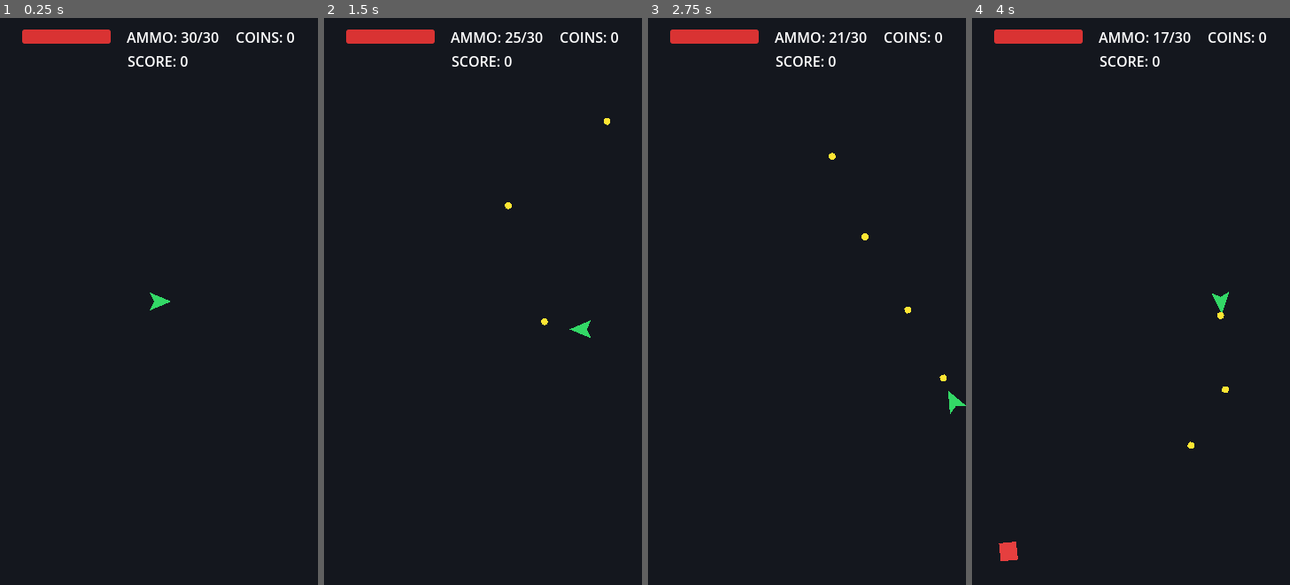
Above: before the commit, frames 1-4 (left to right).
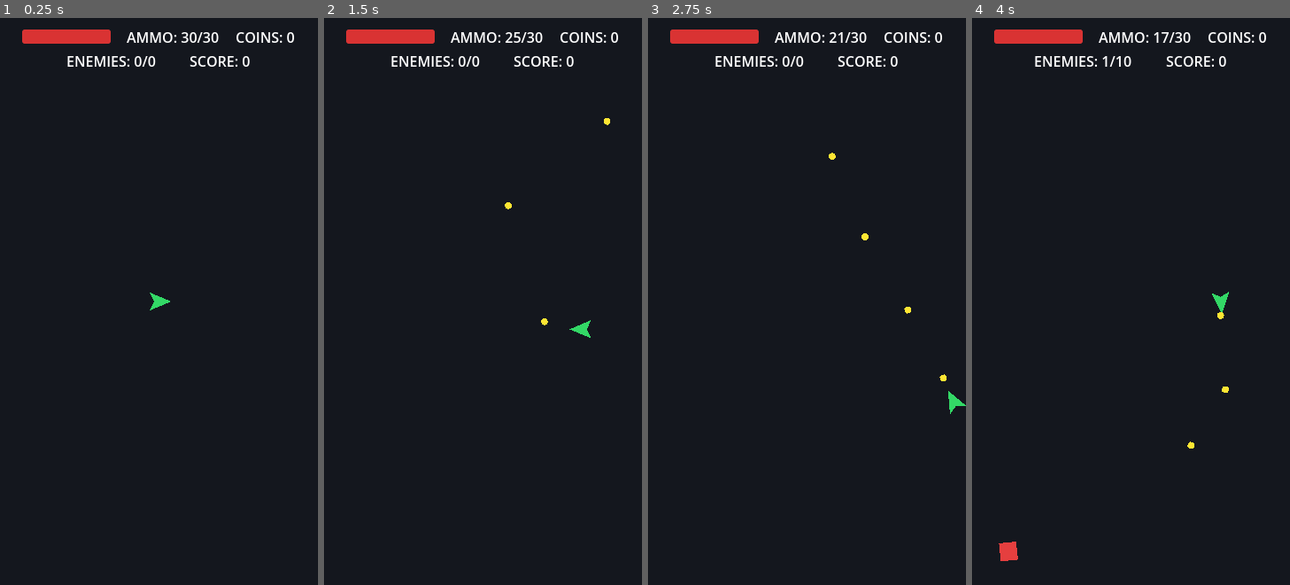
Above: after the commit, the same moments.

Repository: infantex-team/godot-survive-shoot
Game: Godot game, scene res://Game/game_view.tscn
Two runs of this game, one before a commit and one after it. Both use one fixed random seed, a clock stepped at 60 frames per second and the inputs below.
Inputs (mouse positions are in pixels of both pictures, inside the frame that each line leads up to):
- Up to frame 1 (0.25 s): no input
- Up to frame 2 (1.5 s): tap Enter at 0.5 s; move the mouse to (552, 273) at 0.52 s; press the mouse at (552, 273) at 0.53 s; hold D (move_right) 0.53-1.28 s; move the mouse to (419, 329) at 1.27 s; release the mouse at (419, 329) at 1.28 s; hold S (move_down) from 1.28 s (still down); click (419, 329) at 1.35 s
- Up to frame 3 (2.75 s): move the mouse to (838, 176) at 2.02 s; release S (move_down) at 2.03 s; press the mouse at (838, 176) at 2.03 s; hold D (move_right) from 2.03 s (still down)
- Up to frame 4 (4 s): move the mouse to (1115, 414) at 2.77 s; release D (move_right) at 2.78 s; release the mouse at (1115, 414) at 2.78 s; hold W (move_up) 2.78-3.53 s; click (1115, 414) at 2.85 s; move the mouse to (1226, 386) at 3.52 s; press the mouse at (1226, 386) at 3.53 s; hold A (move_left) from 3.53 s (still down)

The runs differ from the first frame. In frame 1, 0.6% of the frame differs, in the area x 21-79%, y 6-9%; in frame 2, 0.6%; in frame 3, 0.6%; in frame 4, 0.6%.

Commit message:
+ limit the maximum number of enemies

Diff:
--- a/Game/Enemy/enemy.gd
+++ b/Game/Enemy/enemy.gd
@@ -13,6 +13,15 @@
 const PLAYER_GROUP := "player"
 const ENEMY_GROUP := "enemies"
 const WALL_COLLISION_MASK := 8
+const HIT_FLASH_DURATION := 0.1
+const HIT_FLASH_SHADER_CODE := """
+shader_type canvas_item;
+
+void fragment() {
+	vec4 base_color = texture(TEXTURE, UV) * COLOR;
+	COLOR = vec4(1.0, 1.0, 1.0, base_color.a);
+}
+"""
 
 @export_category("Combat")
 @export var max_hp: int = 3
@@ -78,16 +87,47 @@
 var _current_move_target: Vector2
 var _has_move_target: bool = false
 var _last_facing_direction: Vector2 = Vector2.RIGHT
+var _hit_flash_remaining: float = 0.0
+var _hit_flash_material: ShaderMaterial
+var _flash_visuals: Array[CanvasItem] = []
+var _original_visual_materials: Dictionary = {}
 
 func _ready() -> void:
+	_setup_hit_flash()
+	_ready_connections()
+	reset_for_pool()
+
+func _process(delta: float) -> void:
+	if _hit_flash_remaining <= 0.0:
+		return
+
+	_hit_flash_remaining -= delta
+	if _hit_flash_remaining <= 0.0:
+		_stop_hit_flash()
+
+func reset_for_pool() -> void:
+	_stop_hit_flash()
+	_collect_flash_visuals()
 	current_hp = max_hp
+	target_player = null
+	state = AIState.PATROL
+	last_known_player_position = global_position
+	_player_in_hitbox = false
+	_patrol_direction = 1
+	_patrol_wait_remaining = 0.0
+	_search_remaining = 0.0
+	_search_retarget_remaining = 0.0
+	_is_searching_area = false
+	_state_time = 0.0
+	_time_since_seen = INF
+	_path_update_remaining = 0.0
+	_current_move_target = global_position
+	_has_move_target = false
+	_last_facing_direction = Vector2.RIGHT.rotated(rotation)
+	velocity = Vector2.ZERO
+
 	attack_timer.wait_time = attack_cooldown
 	attack_timer.one_shot = true
-	_current_move_target = global_position
-	last_known_player_position = global_position
-
-	hit_box.body_entered.connect(_on_hitbox_body_entered)
-	hit_box.body_exited.connect(_on_hitbox_body_exited)
 
 	if navigation_agent:
 		navigation_agent.path_desired_distance = waypoint_reached_distance
@@ -101,6 +141,12 @@
 
 	if anim_player.has_animation("walk"):
 		anim_player.play("walk")
+
+func _ready_connections() -> void:
+	if not hit_box.body_entered.is_connected(_on_hitbox_body_entered):
+		hit_box.body_entered.connect(_on_hitbox_body_entered)
+	if not hit_box.body_exited.is_connected(_on_hitbox_body_exited):
+		hit_box.body_exited.connect(_on_hitbox_body_exited)
 
 func _physics_process(delta: float) -> void:
 	_state_time += delta
@@ -121,6 +167,7 @@
 	_set_move_target(_get_current_patrol_point(), true)
 
 func take_damage(amount: int) -> void:
+	_start_hit_flash()
 	current_hp -= amount
 	if health_bar and health_bar.has_method("update_health"):
 		health_bar.update_health(current_hp, max_hp)
@@ -129,10 +176,53 @@
 		die()
 
 func die() -> void:
+	_stop_hit_flash()
 	enemy_died.emit(score_value)
 	if is_instance_valid(target_player):
 		target_player.add_coin(1)
 	queue_free()
+
+func _setup_hit_flash() -> void:
+	if not _hit_flash_material:
+		var shader := Shader.new()
+		shader.code = HIT_FLASH_SHADER_CODE
+		_hit_flash_material = ShaderMaterial.new()
+		_hit_flash_material.shader = shader
+	_collect_flash_visuals()
+
+func _collect_flash_visuals() -> void:
+	_flash_visuals.clear()
+	_collect_flash_visuals_recursive(self)
+
+func _collect_flash_visuals_recursive(node: Node) -> void:
+	for child in node.get_children():
+		if (child is Sprite2D) or (child is AnimatedSprite2D) or (child is Polygon2D):
+			_flash_visuals.append(child as CanvasItem)
+		_collect_flash_visuals_recursive(child)
+
+func _start_hit_flash() -> void:
+	if _flash_visuals.is_empty():
+		_collect_flash_visuals()
+
+	if _hit_flash_remaining <= 0.0:
+		_original_visual_materials.clear()
+		for visual in _flash_visuals:
+			if not is_instance_valid(visual):
+				continue
+			_original_visual_materials[visual] = visual.material
+			visual.material = _hit_flash_material
+
+	_hit_flash_remaining = HIT_FLASH_DURATION
+
+func _stop_hit_flash() -> void:
+	if _hit_flash_remaining <= 0.0 and _original_visual_materials.is_empty():
+		return
+
+	for visual in _original_visual_materials.keys():
+		if is_instance_valid(visual):
+			visual.material = _original_visual_materials[visual]
+	_original_visual_materials.clear()
+	_hit_flash_remaining = 0.0
 
 func _update_player_memory(delta: float) -> void:
 	if not is_instance_valid(target_player) or target_player.is_dead:
--- a/Game/UI/hud.gd
+++ b/Game/UI/hud.gd
@@ -5,6 +5,7 @@
 @onready var ammo_label: Label = %AmmoLabel
 @onready var coin_label: Label = %CoinLabel
 @onready var score_label: Label = %ScoreLabel
+@onready var enemy_label: Label = %EnemyLabel
 
 func update_health(current: int, maximum: int) -> void:
 	if health_bar:
@@ -22,3 +23,7 @@
 func update_score(score: int) -> void:
 	if score_label:
 		score_label.text = "SCORE: %d" % score
+
+func update_enemy_count(count: int, maximum: int) -> void:
+	if enemy_label:
+		enemy_label.text = "ENEMIES: %d/%d" % [count, maximum]
--- a/Game/UI/hud.tscn
+++ b/Game/UI/hud.tscn
@@ -1,4 +1,4 @@
-[gd_scene format=3]
+[gd_scene format=3 uid="uid://bya0s8sc5dwob"]
 
 [ext_resource type="Script" uid="uid://cohw1cfmh6lv2" path="res://Game/UI/hud.gd" id="1_hud_script"]
 
@@ -16,10 +16,10 @@
 corner_radius_bottom_right = 3
 corner_radius_bottom_left = 3
 
-[node name="HUD" type="CanvasLayer"]
+[node name="HUD" type="CanvasLayer" unique_id=1138109790]
 script = ExtResource("1_hud_script")
 
-[node name="MarginContainer" type="MarginContainer" parent="."]
+[node name="MarginContainer" type="MarginContainer" parent="." unique_id=1699866101]
 anchors_preset = 10
 anchor_right = 1.0
 offset_bottom = 50.0
@@ -28,14 +28,14 @@
 theme_override_constants/margin_top = 10
 theme_override_constants/margin_right = 10
 
-[node name="VBoxContainer" type="VBoxContainer" parent="MarginContainer"]
+[node name="VBoxContainer" type="VBoxContainer" parent="MarginContainer" unique_id=198272186]
 layout_mode = 2
 
-[node name="TopBar" type="HBoxContainer" parent="MarginContainer/VBoxContainer"]
+[node name="TopBar" type="HBoxContainer" parent="MarginContainer/VBoxContainer" unique_id=1125055567]
 layout_mode = 2
 alignment = 1
 
-[node name="HealthBar" type="ProgressBar" parent="MarginContainer/VBoxContainer/TopBar"]
+[node name="HealthBar" type="ProgressBar" parent="MarginContainer/VBoxContainer/TopBar" unique_id=1809524535]
 unique_name_in_owner = true
 custom_minimum_size = Vector2(100, 16)
 layout_mode = 2
@@ -47,26 +47,39 @@
 value = 5.0
 show_percentage = false
 
-[node name="VSeparator1" type="Control" parent="MarginContainer/VBoxContainer/TopBar"]
+[node name="VSeparator1" type="Control" parent="MarginContainer/VBoxContainer/TopBar" unique_id=1307963654]
 custom_minimum_size = Vector2(10, 0)
 layout_mode = 2
 
-[node name="AmmoLabel" type="Label" parent="MarginContainer/VBoxContainer/TopBar"]
+[node name="AmmoLabel" type="Label" parent="MarginContainer/VBoxContainer/TopBar" unique_id=1511616024]
 unique_name_in_owner = true
 layout_mode = 2
 text = "AMMO: 30/30"
 
-[node name="VSeparator2" type="Control" parent="MarginContainer/VBoxContainer/TopBar"]
+[node name="VSeparator2" type="Control" parent="MarginContainer/VBoxContainer/TopBar" unique_id=1361253312]
 custom_minimum_size = Vector2(10, 0)
 layout_mode = 2
 
-[node name="CoinLabel" type="Label" parent="MarginContainer/VBoxContainer/TopBar"]
+[node name="CoinLabel" type="Label" parent="MarginContainer/VBoxContainer/TopBar" unique_id=231735092]
 unique_name_in_owner = true
 layout_mode = 2
 text = "COINS: 0"
 
-[node name="ScoreLabel" type="Label" parent="MarginContainer/VBoxContainer"]
+[node name="SecondBar" type="HBoxContainer" parent="MarginContainer/VBoxContainer" unique_id=783549425]
+layout_mode = 2
+alignment = 1
+
+[node name="EnemyLabel" type="Label" parent="MarginContainer/VBoxContainer/SecondBar" unique_id=2063726949]
 unique_name_in_owner = true
 layout_mode = 2
-horizontal_alignment = 1
+text = "ENEMIES: 0/0"
+
+[node name="VSeparator3" type="Control" parent="MarginContainer/VBoxContainer/SecondBar" unique_id=1356350461]
+custom_minimum_size = Vector2(30, 0)
+layout_mode = 2
+
+[node name="ScoreLabel" type="Label" parent="MarginContainer/VBoxContainer/SecondBar" unique_id=1508351108]
+unique_name_in_owner = true
+layout_mode = 2
 text = "SCORE: 0"
+horizontal_alignment = 2
--- a/Game/game_view.gd
+++ b/Game/game_view.gd
@@ -3,6 +3,7 @@
 @export var initial_spawn_interval: float = 3.0
 @export var min_spawn_interval: float = 1.0
 @export var spawn_decrease_rate: float = 0.05
+@export var max_enemies: int = 10
 
 @onready var player: Player = $Player
 @onready var hud: HUD = $HUD
@@ -15,6 +16,7 @@
 
 var score: int = 0
 var current_spawn_interval: float
+var current_enemy_count: int = 0
 
 func _ready() -> void:
 	current_spawn_interval = initial_spawn_interval
@@ -43,10 +45,14 @@
 		enemy_spawn_timer.wait_time = current_spawn_interval
 
 func _spawn_enemy() -> void:
+	if current_enemy_count >= max_enemies:
+		return
 	var enemy := enemy_scene.instantiate() as Enemy
 	enemies_container.add_child(enemy)
 	enemy.global_position = _get_random_spawn_position()
 	enemy.configure_patrol_route(_build_patrol_route(enemy.global_position))
+	current_enemy_count += 1
+	hud.update_enemy_count(current_enemy_count, max_enemies)
 	enemy.enemy_died.connect(_on_enemy_died)
 
 func _get_random_spawn_position() -> Vector2:
@@ -79,6 +85,8 @@
 func _on_enemy_died(points: int) -> void:
 	score += points
 	hud.update_score(score)
+	current_enemy_count -= 1
+	hud.update_enemy_count(current_enemy_count, max_enemies)
 
 func _on_player_health_changed(current: int, maximum: int) -> void:
 	hud.update_health(current, maximum)
Not shown: 1 places in Game/game_view.tscn that only renumber resources
